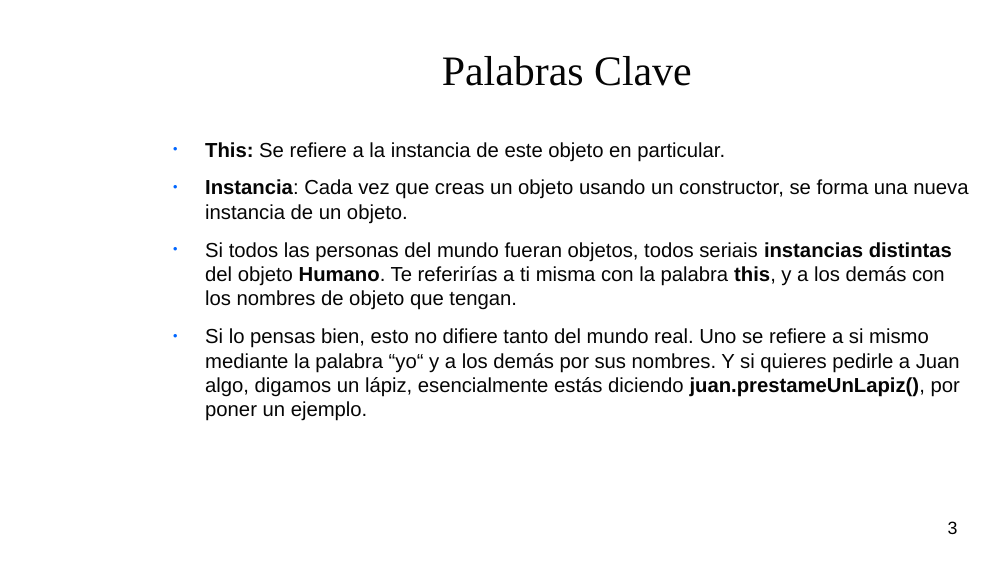
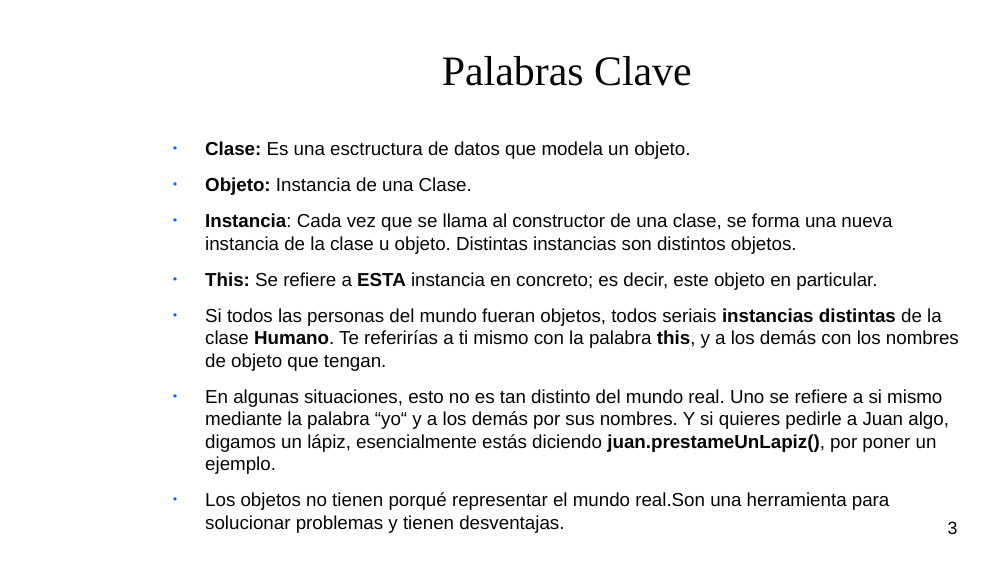
Before and after one commit to M-T3K/UPM, a slide deck: slide 3 of Clases de Apoyo/Objetos - 24Abril2018/Objetos.odp. Drawn at 1008x567 pixels with LibreOffice and Linux fonts; fonts in the diff are those of the drawing; background and template pictures are left out. Boxes give left, top, right and bottom in pixels: in the first picture for what was removed or moved away, otherwise in the second. Text is boxed around its words. In the diff, an @@ line names an element or a change of style, - is before the commit and + after.

```diff
--- a/Clases de Apoyo/Objetos - 24Abril2018/Objetos.odp
+++ b/Clases de Apoyo/Objetos - 24Abril2018/Objetos.odp
@@ text at [205, 141, 959, 533]: text changed; size 16 to 14.8 pt @@
-● This: Se refiere a la instancia de este objeto en particular.
-● Instancia: Cada vez que creas un objeto usando un constructor, se forma una nueva instancia de un objeto.
-● Si todos las personas del mundo fueran objetos, todos seriais instancias distintas del objeto Humano. Te referirías a ti misma con la palabra this, y a los demás con los nombres de objeto que tengan.
-● Si lo pensas bien, esto no difiere tanto del mundo real. Uno se refiere a si mismo mediante la palabra “yo“ y a los demás por sus nombres. Y si quieres pedirle a Juan algo, digamos un lápiz, esencialmente estás diciendo juan.prestameUnLapiz(), por poner un ejemplo.
+● Clase: Es una esctructura de datos que modela un objeto.
+● Objeto: Instancia de una Clase.
+● Instancia: Cada vez que se llama al constructor de una clase, se forma una nueva instancia de la clase u objeto. Distintas instancias son distintos objetos.
+● This: Se refiere a ESTA instancia en concreto; es decir, este objeto en particular.
+● Si todos las personas del mundo fueran objetos, todos seriais instancias distintas de la clase Humano. Te referirías a ti mismo con la palabra this, y a los demás con los nombres de objeto que tengan.
+● En algunas situaciones, esto no es tan distinto del mundo real. Uno se refiere a si mismo mediante la palabra “yo“ y a los demás por sus nombres. Y si quieres pedirle a Juan algo, digamos un lápiz, esencialmente estás diciendo juan.prestameUnLapiz(), por poner un ejemplo.
+● Los objetos no tienen porqué representar el mundo real.Son una herramienta para solucionar problemas y tienen desventajas.
```
Also in this commit, not shown: 10 other slides changed.
